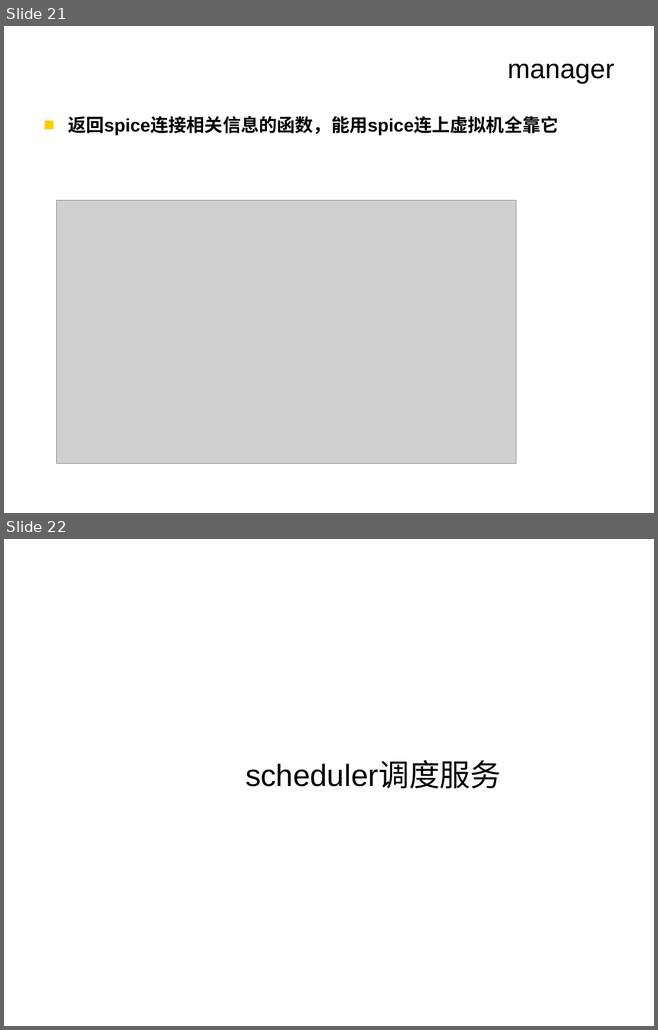
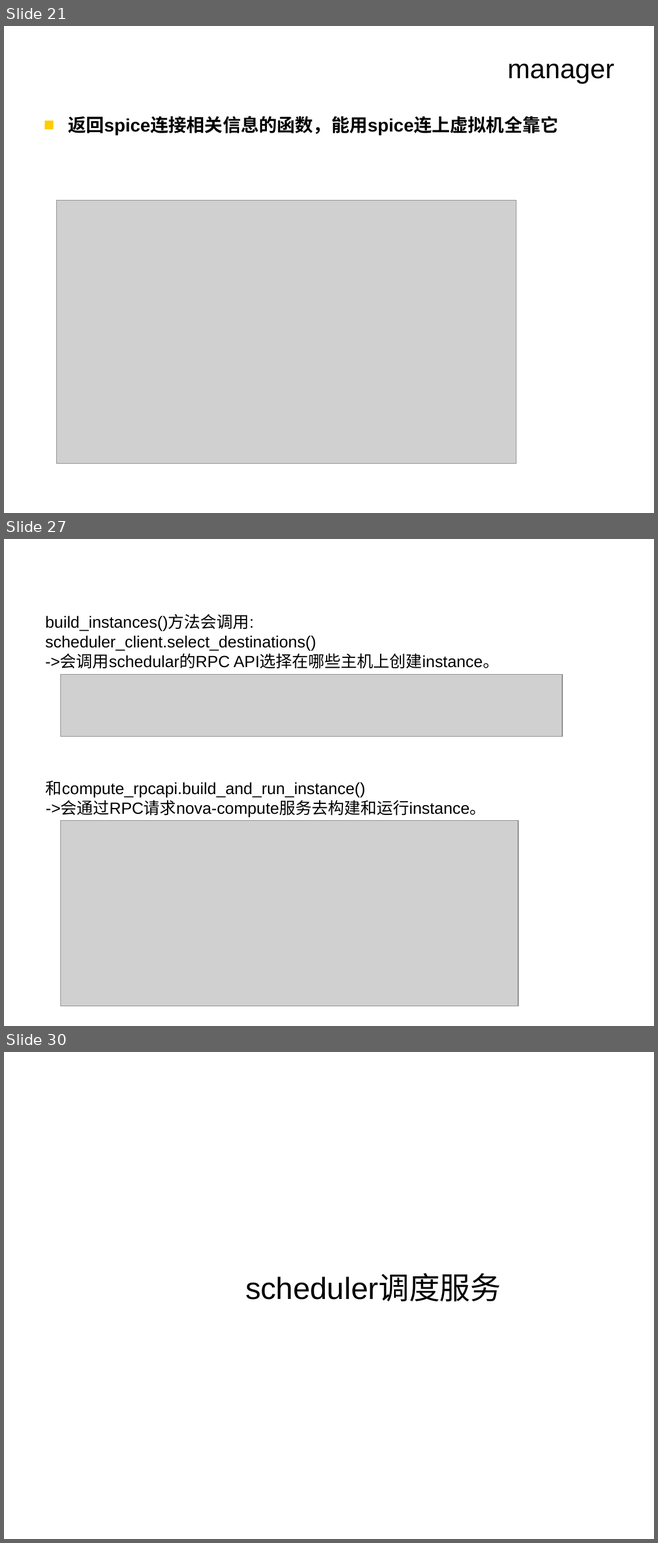
Before and after one commit to CourseCloudDesktop/cloudDesktop, a slide deck: final task/云桌面.ppt. Shown one above the other, each under a label of ours: slides 21 and 22 before the commit, slides 21, 27 and 30 after it; the slides between them are not shown. The pictures are 658x1030 and 658x1543 pixels, drawn with LibreOffice and Linux fonts; fonts in the diff are those of the drawing; grey boxes stand for pictures; background and template pictures are left out. Boxes give left, top, right and bottom in pixels: in the first picture for what was removed or moved away, otherwise in the second. Text is boxed around its words. In the diff, an @@ line names an element or a change of style, - is before the commit and + after.

```diff
--- a/final task/云桌面.ppt
+++ b/final task/云桌面.ppt
@@ slide 27 added at box(4, 539, 654, 1026), background picture (left out) @@
@@ text added at box(45, 616, 499, 669), 18 pt, text #000000 @@
+build_instances()方法会调用:
+scheduler_client.select_destinations()
+->会调用schedular的RPC API选择在哪些主机上创建instance。
@@ picture added at box(60, 674, 562, 736) @@
@@ text added at box(46, 781, 486, 817), 18 pt, text #000000 @@
+和compute_rpcapi.build_and_run_instance()
+->会通过RPC请求nova-compute服务去构建和运行instance。
@@ picture added at box(60, 821, 518, 1006) @@
@@ what was slide 22 is now slide 30 @@
```
Also in this commit, not shown: 1 slide changed, 7 other slides added.
